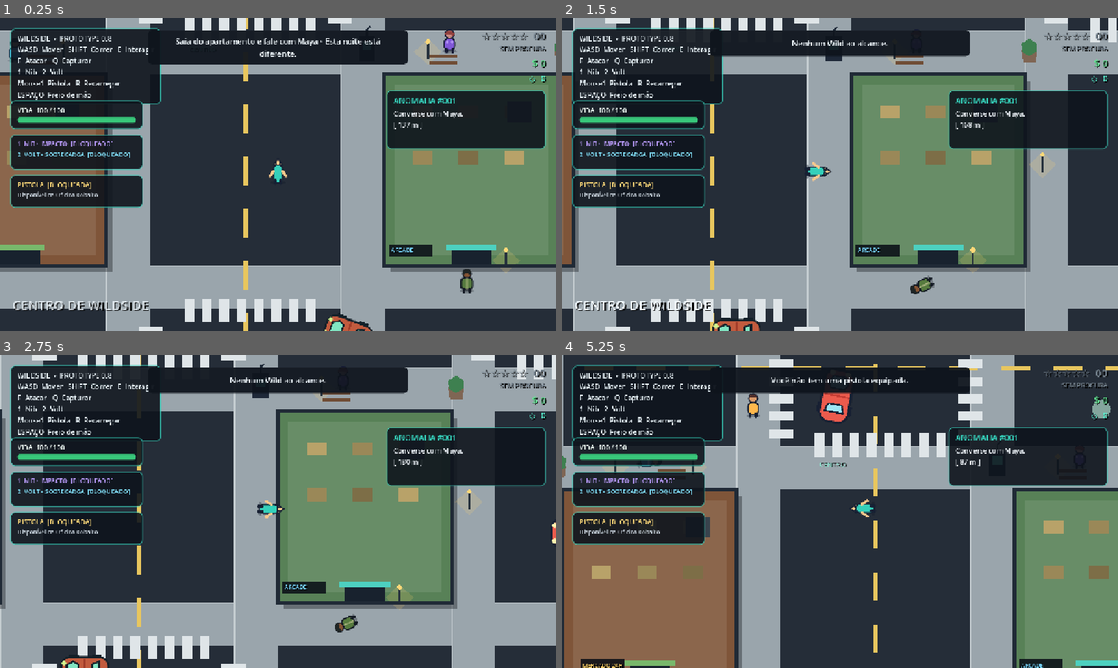
Above: before the commit, frames 1-4 (two rows, left to right).
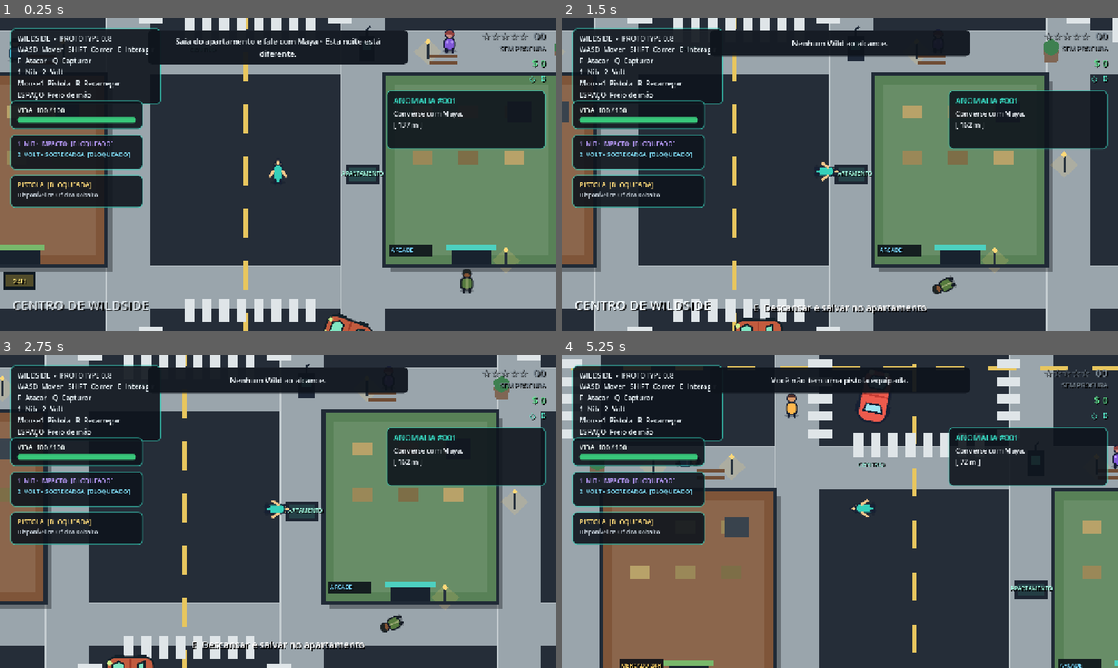
Above: after the commit, the same moments.

Repository: MiguelAlmeidaJ/Wildside
Game: Godot game, scene res://main.tscn
Two runs of this game, one before a commit and one after it. Both use one fixed random seed, a clock stepped at 60 frames per second and the inputs below.
Inputs (mouse positions are in pixels of both pictures, inside the frame that each line leads up to):
- Up to frame 1 (0.25 s): no input
- Up to frame 2 (1.5 s): move the mouse to (962, 158) at 0.52 s; hold D (move_right) 0.53-1.28 s; hold F (attack) 0.53-1.28 s; click (962, 158) at 0.67 s; move the mouse to (728, 190) at 1.27 s; hold Space (brake) from 1.28 s (still down); tap Q (capture) at 1.35 s
- Up to frame 3 (2.75 s): move the mouse to (333, 442) at 2.02 s; release Space (brake) at 2.03 s; hold D (move_right) from 2.03 s (still down); hold E (interact) from 2.03 s (still down)
- Up to frame 4 (5.25 s): move the mouse to (812, 574) at 2.77 s; release D (move_right) at 2.78 s; release E (interact) at 2.78 s; hold W (move_up) 2.78-3.53 s; tap Shift (run) at 2.85 s; click (812, 574) at 2.92 s; move the mouse to (1006, 558) at 3.52 s; press the mouse at (1006, 558) at 3.53 s; hold A (move_left) 3.53-5.03 s; move the mouse to (673, 464) at 4.27 s; release the mouse at (673, 464) at 4.28 s; tap 1 (wild_nib) at 4.35 s; move the mouse to (867, 511) at 5.02 s; hold Space (brake) from 5.03 s (still down); hold 2 (wild_volt) from 5.03 s (still down); click (867, 511) at 5.17 s

The runs differ from the first frame. In frame 1, 0.7% of the frame differs, in the area x 0-69%, y 46-87%; in frame 2, 21%; in frame 3, 33%; in frame 4, 33%, in the area x 0-100%, y 0-100%.
Error after the commit: Invalid call. Nonexistent function 'set_respawn_point (via call)' in base 'CharacterBody2D (player.gd)'. (res://scripts/world/safehouse.gd:31)

Commit message:
Add Mercado 24H safehouse and delivery contacts to city

Diff:
--- a/main.tscn
+++ b/main.tscn
@@ -19,6 +19,8 @@
 [ext_resource type="PackedScene" path="res://scenes/world/anomaly_node.tscn" id="17_anomaly"]
 [ext_resource type="PackedScene" path="res://scenes/creatures/murno.tscn" id="18_murno"]
 [ext_resource type="Script" path="res://scripts/world/blackout_effect.gd" id="19_blackout_fx"]
+[ext_resource type="PackedScene" path="res://scenes/world/market.tscn" id="20_market"]
+[ext_resource type="PackedScene" path="res://scenes/world/safehouse.tscn" id="21_safehouse"]
 
 [node name="Game" type="Node2D"]
 script = ExtResource("1_main")
@@ -105,6 +107,7 @@
 citizen_name = "Vera"
 appearance_variant = 2
 dialogue = "Moro aqui desde antes de chamarem isso de Wildside. A cidade sempre avisa quando algo ruim vem."
+mission_contact = "vera"
 appearance_tint = Color(1, 0.88, 0.82, 1)
 ambient_lines = PackedStringArray("Antes era mais quieto.", "Esses carros passam rápido demais.")
 
@@ -113,6 +116,7 @@
 citizen_name = "Rico"
 appearance_variant = 1
 dialogue = "Na Zona Sul, se as luzes apagam, você guarda o celular e continua andando."
+mission_contact = "rico"
 appearance_tint = Color(0.88, 1, 0.82, 1)
 ambient_lines = PackedStringArray("Hoje a rua está esquisita.", "Ouvi um estouro perto da subestação.")
 
@@ -299,6 +303,12 @@
 [node name="BlackoutAnomaly" parent="World/Props" instance=ExtResource("17_anomaly")]
 position = Vector2(-520, 1235)
 
+[node name="Market24" parent="World/Props" instance=ExtResource("20_market")]
+position = Vector2(-520, 755)
+
+[node name="Safehouse" parent="World/Props" instance=ExtResource("21_safehouse")]
+position = Vector2(270, 510)
+
 [node name="WildernessZone" parent="World/Props" instance=ExtResource("10_zone")]
 
 [node name="Player" parent="." instance=ExtResource("4_player")]
Not shown: 1 places in main.tscn that only renumber resources
